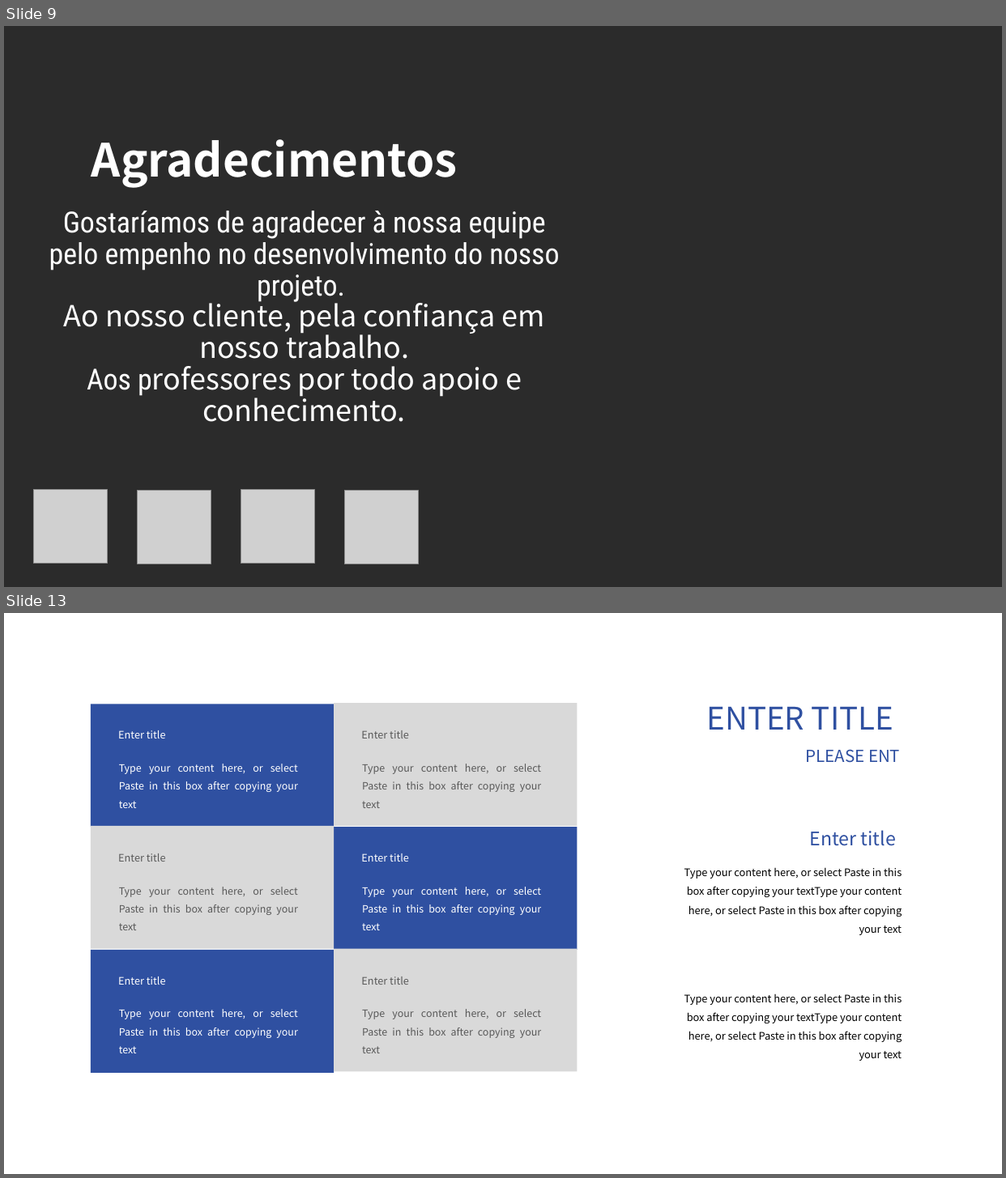
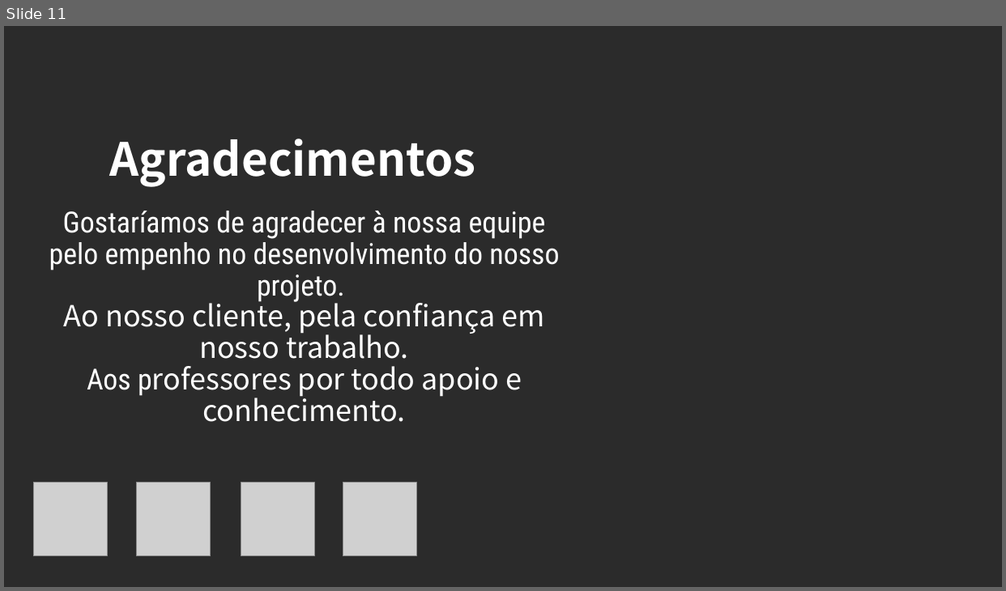
Before and after one commit to 2ADSC-Grupo9-HSO/Documentacao, a slide deck: HSOsprint2.pptx. Shown one above the other, each under a label of ours: slides 9 and 13 before the commit, slide 11 after it; the slides between them are not shown. The pictures are 1006x1178 and 1006x591 pixels, drawn with LibreOffice and Linux fonts; fonts in the diff are those of the drawing; grey boxes stand for pictures; background and template pictures are left out; a plain dark background stands for a picture behind light text. Boxes give left, top, right and bottom in pixels: in the first picture for what was removed or moved away, otherwise in the second. Text is boxed around its words. In the diff, an @@ line names an element or a change of style, - is before the commit and + after.

```diff
--- a/HSOsprint2.pptx
+++ b/HSOsprint2.pptx
@@ slide 13 removed at (4, 613, 1002, 1174), background #FFFFFF @@
@@ rectangle removed at (91, 705, 334, 827) @@
@@ rectangle removed at (334, 703, 577, 825) @@
@@ text removed at (707, 706, 893, 730) @@
-ENTER TITLE
@@ text removed at (118, 730, 166, 739) @@
-Enter title
@@ text removed at (361, 730, 409, 739) @@
-Enter title
@@ text removed at (806, 749, 900, 763) @@
-PLEASE ENT
@@ text removed at (119, 764, 298, 792) @@
-Type your content here, or select Paste in this box after copying your text
@@ text removed at (362, 764, 541, 792) @@
-Type your content here, or select Paste in this box after copying your text
@@ rectangle removed at (91, 826, 334, 949) @@
@@ rectangle removed at (334, 827, 577, 950) @@
@@ text removed at (810, 830, 896, 846) @@
-Enter title
@@ text removed at (118, 854, 166, 862) @@
-Enter title
@@ text removed at (361, 854, 409, 862) @@
-Enter title
@@ text removed at (119, 887, 298, 915) @@
-Type your content here, or select Paste in this box after copying your text
@@ text removed at (362, 887, 541, 915) @@
-Type your content here, or select Paste in this box after copying your text
@@ text removed at (687, 886, 901, 935) @@
-Type your content here, or select Paste in this box after copying your textType your content here, or select Paste in this box after copying your text
@@ rectangle removed at (91, 950, 334, 1072) @@
@@ rectangle removed at (334, 949, 577, 1072) @@
@@ text removed at (118, 977, 166, 985) @@
-Enter title
@@ text removed at (361, 977, 409, 985) @@
-Enter title
@@ text removed at (684, 994, 901, 1061) @@
-Type your content here, or select Paste in this box after copying your textType your content here, or select Paste in this box after copying your text
@@ text removed at (119, 1009, 298, 1038) @@
-Type your content here, or select Paste in this box after copying your text
@@ text removed at (362, 1009, 541, 1038) @@
-Type your content here, or select Paste in this box after copying your text
@@ what was slide 9 is now slide 11 @@
@@ slide 11 changed as well @@
@@ text "Agradecimentos": place and size @@
-text "Agradecimentos" at (91, 139, 457, 188)
+text "Agradecimentos" at (110, 139, 475, 187)
@@ picture: place and size @@
-picture at (138, 490, 211, 565)
+picture at (33, 483, 108, 557)
@@ picture: place and size @@
-picture at (34, 490, 108, 565)
+picture at (137, 483, 211, 557)
@@ picture: place and size @@
-picture at (241, 490, 315, 565)
+picture at (241, 483, 315, 557)
@@ picture: place and size @@
-picture at (345, 491, 419, 565)
+picture at (343, 483, 417, 557)
```
Also in this commit, not shown: 8 other slides changed, 2 slides added, 16 other slides removed.
